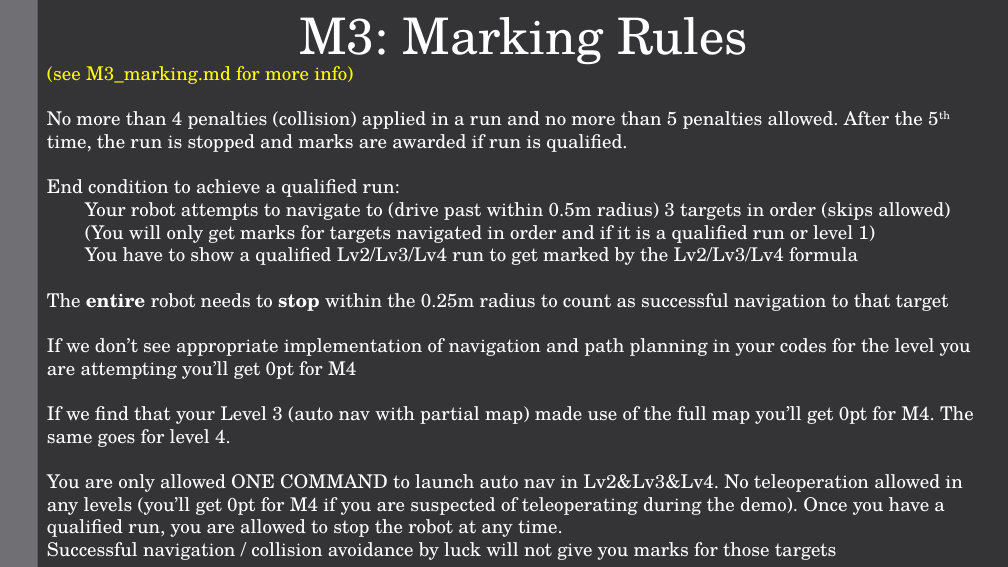
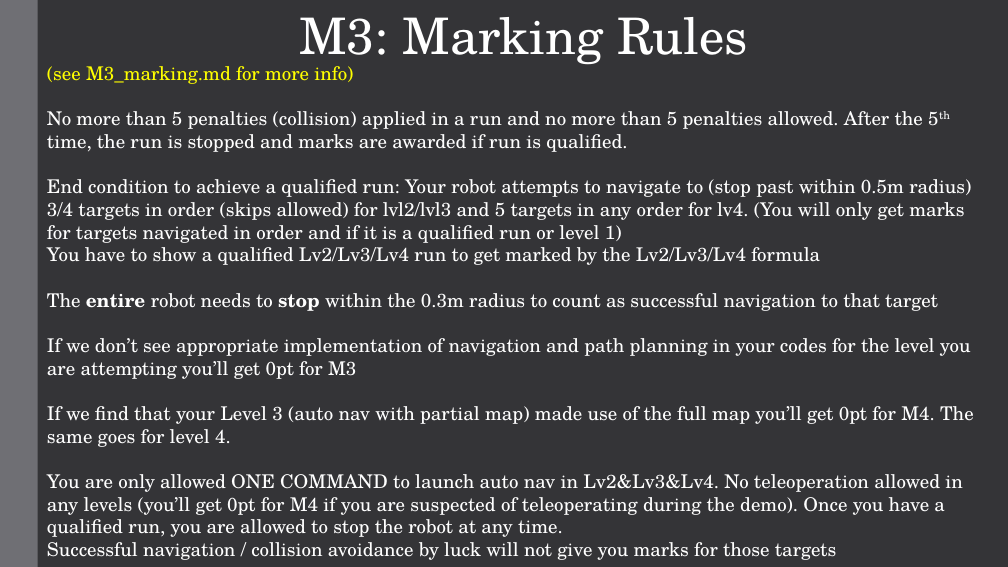
Before and after one commit to ece4078dev/ECE4078_Lab_2025, a slide deck: slide 9 of Week07-08/M3_slides/Lab4_2.pptx. Drawn at 1008x567 pixels with LibreOffice and Linux fonts; fonts in the diff are those of the drawing. Boxes give left, top, right and bottom in pixels: in the first picture for what was removed or moved away, otherwise in the second. Text is boxed around its words. In the diff, an @@ line names an element or a change of style, - is before the commit and + after.

Commit message:
Updating M3 Marking instructions to include successful collection radius and fix inconsistencies

```diff
--- a/Week07-08/M3_slides/Lab4_2.pptx
+++ b/Week07-08/M3_slides/Lab4_2.pptx
@@ text at <box>47,111,971,243</box>: text changed @@
-No more than 4 penalties (collision) applied in a run and no more than 5 penalties allowed. After the 5th time, the run is stopped and marks are awarded if run is qualified.
-End condition to achieve a qualified run:
-Your robot attempts to navigate to (drive past within 0.5m radius) 3 targets in order (skips allowed)
-(You will only get marks for targets navigated in order and if it is a qualified run or level 1)
+No more than 5 penalties (collision) applied in a run and no more than 5 penalties allowed. After the 5th time, the run is stopped and marks are awarded if run is qualified.
+End condition to achieve a qualified run: Your robot attempts to navigate to (stop past within 0.5m radius) 3/4 targets in order (skips allowed) for lvl2/lvl3 and 5 targets in any order for lv4. (You will only get marks for targets navigated in order and if it is a qualified run or level 1)
@@ text at <box>47,293,971,379</box>: text changed @@
-The entire robot needs to stop within the 0.25m radius to count as successful navigation to that target
-If we don’t see appropriate implementation of navigation and path planning in your codes for the level you are attempting you’ll get 0pt for M4
+The entire robot needs to stop within the 0.3m radius to count as successful navigation to that target
+If we don’t see appropriate implementation of navigation and path planning in your codes for the level you are attempting you’ll get 0pt for M3
```
Also in this commit, not shown: 2 other slides changed, 2 other files.
